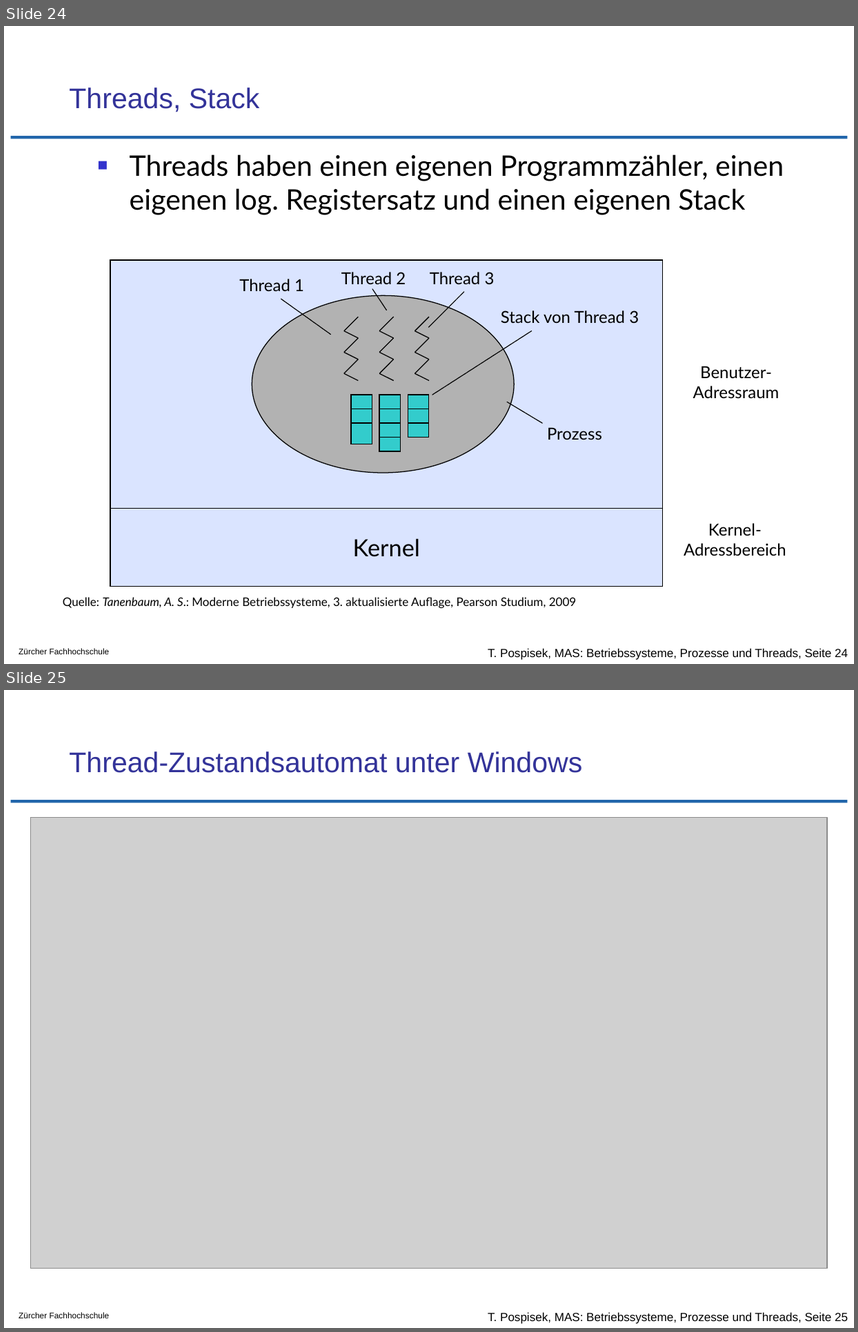
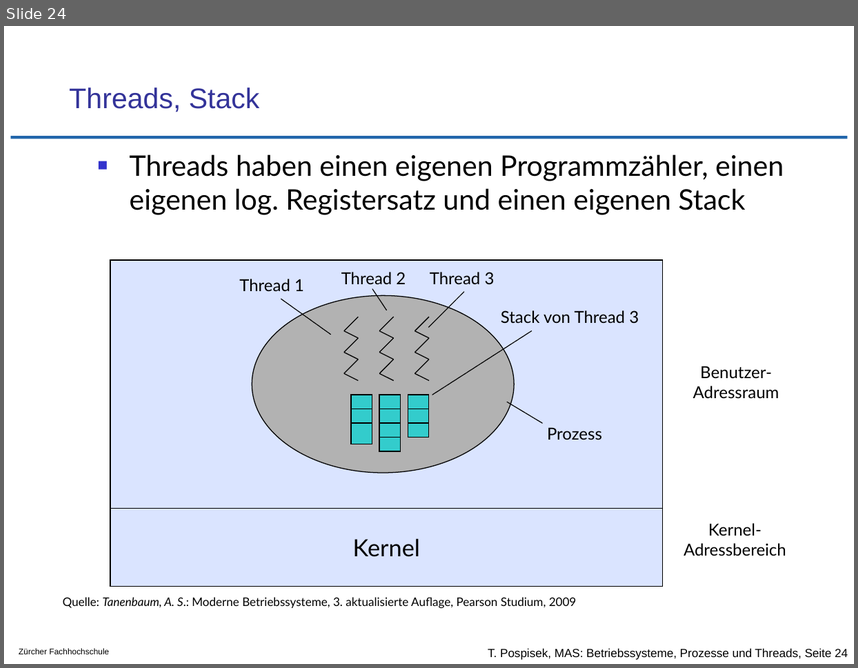
Before and after one commit to tpo/betriebssysteme, a slide deck: 05-2_Prozesse_und_Threads.odp. Shown one above the other, each under a label of ours: slides 24 and 25 before the commit, slide 24 after it. The pictures are 858x1332 and 858x668 pixels, drawn with LibreOffice and Linux fonts; fonts in the diff are those of the drawing; grey boxes stand for pictures; background and template pictures are left out. Boxes give left, top, right and bottom in pixels: in the first picture for what was removed or moved away, otherwise in the second. Text is boxed around its words. In the diff, an @@ line names an element or a change of style, - is before the commit and + after.

Commit message:
S.25 Thread-Zustandsautomat unter Windows nach optional/05-2_Prozesse_und_Threads_Windows_Zustandsautomat.odp verschoben

```diff
--- a/05-2_Prozesse_und_Threads.odp
+++ b/05-2_Prozesse_und_Threads.odp
@@ slide 25 removed at <box>4,690,854,1328</box>, background #FFFFFF; not listed: 3 template elements that a slide beside it also shows @@
@@ title removed at <box>69,751,583,773</box> @@
-Thread-Zustandsautomat unter Windows
@@ picture removed at <box>30,818,827,1269</box> @@
@@ text removed at <box>69,1268,665,1269</box> @@
-Quelle: Solomon, D. A.; Russinovich, M.: Microsoft Windows Internals, Microsoft Press, Part 1 und 2, 6. Auflage, 2013
```
Also in this commit, not shown: 1 slide added, 1 other file.
